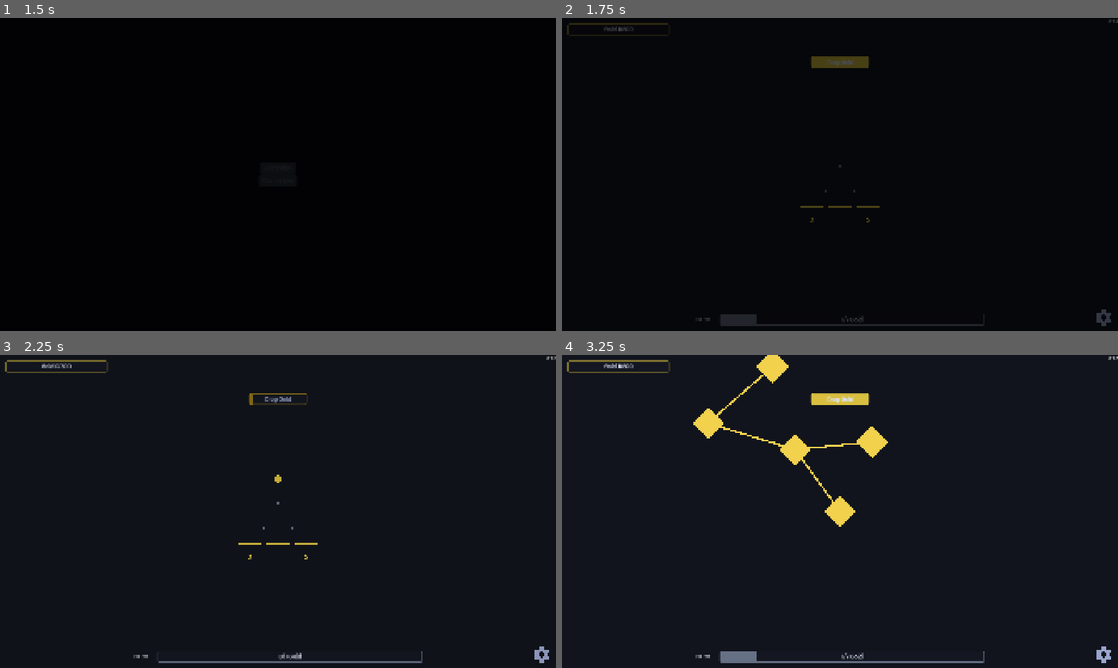
Above: before the commit, frames 1-4 (two rows, left to right).
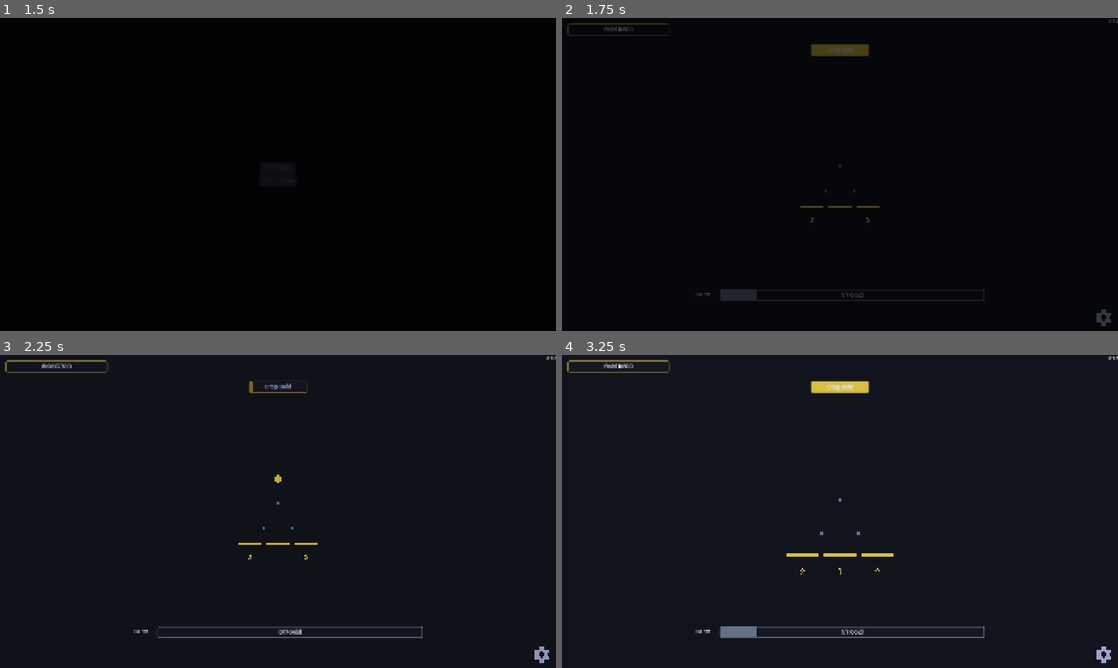
Above: after the commit, the same moments.

Repository: kjbrown-sandbox/pleenko
Game: Godot game, scene res://entities/main_menu/main_menu.tscn
The game is run twice, just before and just after one commit, with the same random seed, the same clock (stepped at 60 frames per second) and the same inputs.
Inputs (mouse positions are in pixels of both pictures, inside the frame that each line leads up to):
- Up to frame 1 (1.5 s): click "Campaign" at 0.5 s; click "Campaign" at 1.25 s
- Up to frame 2 (1.75 s): no input
- Up to frame 3 (2.25 s): tap Enter at 2 s; move the mouse to (400, 495) at 2.02 s; hold Right (board_right) from 2.03 s (still down); hold Space (drop_coin) from 2.03 s (still down); click (400, 495) at 2.17 s
- Up to frame 4 (3.25 s): tap R (reset_game) at 2.75 s; move the mouse to (728, 527) at 2.77 s; release Right (board_right) at 2.78 s; release Space (drop_coin) at 2.78 s; hold Down (challenges_down) from 2.78 s (still down); tap 1 (drop_unrefined) at 2.85 s; click (728, 527) at 2.92 s

Frame 1 is identical in both runs. In frame 2, 1.8% of the frame differs, in the area x 24-76%, y 8-99%; in frame 3, 1.4%; in frame 4, 4.1%, in the area x 23-76%, y 0-99%.

Commit message:
Add ability to navigate between modes

Diff:
--- /dev/null
+++ b/autoloads/mode_manager/mode_manager.gd
@@ -0,0 +1,38 @@
+extends Node
+
+enum Mode { MAIN, CHALLENGES }
+
+signal mode_changed(new_mode: Mode)
+
+var current_mode: Mode = Mode.MAIN
+
+
+func switch_to_challenges() -> void:
+	if not are_challenges_unlocked():
+		return
+	if current_mode == Mode.CHALLENGES:
+		return
+	current_mode = Mode.CHALLENGES
+	mode_changed.emit(current_mode)
+
+
+func switch_to_main() -> void:
+	if current_mode == Mode.MAIN:
+		return
+	current_mode = Mode.MAIN
+	mode_changed.emit(current_mode)
+
+
+func is_main() -> bool:
+	return current_mode == Mode.MAIN
+
+
+func is_challenges() -> bool:
+	return current_mode == Mode.CHALLENGES
+
+
+func are_challenges_unlocked() -> bool:
+	for board_type in Enums.BoardType.values():
+		if PrestigeManager.is_board_unlocked_permanently(board_type):
+			return true
+	return false
--- a/entities/board_manager/board_manager.gd
+++ b/entities/board_manager/board_manager.gd
@@ -46,10 +46,17 @@
 
 
 func _input(event: InputEvent) -> void:
+	if ModeManager.is_challenges():
+		return
 	if event.is_action_pressed("board_left"):
 		switch_board(_active_index - 1)
 	elif event.is_action_pressed("board_right"):
 		switch_board(_active_index + 1)
+
+
+func set_active_board_ui_visible(visible: bool) -> void:
+	_boards[_active_index].upgrade_section.visible = visible
+	_boards[_active_index].drop_section.visible = visible
 
 
 func get_active_board() -> PlinkoBoard:
--- a/entities/icon/icon.gd
+++ b/entities/icon/icon.gd
@@ -6,6 +6,7 @@
 @export var color_source: VisualTheme.Palette = VisualTheme.Palette.BG_5
 
 # Icon from: <a href="https://www.flaticon.com/free-icons/configure" title="configure icons">Configure icons created by logisstudio - Flaticon</a>
+# Arrow icon: <a href="https://www.flaticon.com/free-icons/next" title="next icons">Next icons created by Roundicons - Flaticon</a>
 func _ready() -> void:
 	texture_normal = icon_texture
 	var mat := ShaderMaterial.new()
--- a/entities/main/main.gd
+++ b/entities/main/main.gd
@@ -8,12 +8,16 @@
 @onready var challenge_hud = $CanvasLayer/ChallengeHUD
 @onready var game_timer: Label = $CanvasLayer/GameTimer
 @onready var options_icon: TextureButton = $CanvasLayer/OptionsIcon
+@onready var level_section = $CanvasLayer/LevelSection
+@onready var challenges_down_icon: TextureButton = $CanvasLayer/ChallengesDownIcon
+@onready var challenges_up_icon: TextureButton = $CanvasLayer/ChallengesUpIcon
 
 var ChallengeConnector: PackedScene = preload("res://entities/challenges_menu/challenge_connector.tscn")
 
 var _options_dialog: CanvasLayer
 var _challenge_buttons: Array[ChallengeButton] = []
-var _viewing_challenges := false
+var _down_tooltip: Label
+var _up_tooltip: Label
 
 func _ready() -> void:
 	_setup_environment()
@@ -38,10 +42,17 @@
 
 
 
+	_setup_nav_icons()
+	ModeManager.mode_changed.connect(_on_mode_changed)
+	PrestigeManager.prestige_claimed.connect(_on_prestige_claimed)
+
 	if ChallengeManager.is_active_challenge:
 		_setup_challenge()
 	else:
 		_setup_normal()
+
+	# Show down-arrow only after save is loaded (prestige state is available)
+	challenges_down_icon.visible = ModeManager.are_challenges_unlocked()
 
 
 func _setup_environment() -> void:
@@ -107,10 +118,10 @@
 func _input(event: InputEvent) -> void:
 	if ChallengeManager.is_active_challenge:
 		return
-	if event.is_action_pressed("challenges_down") and not _viewing_challenges:
-		_go_to_random_challenge()
-	elif event.is_action_pressed("challenges_up") and _viewing_challenges:
-		_go_back_to_board()
+	if event.is_action_pressed("challenges_down") and ModeManager.is_main():
+		ModeManager.switch_to_challenges()
+	elif event.is_action_pressed("challenges_up") and ModeManager.is_challenges():
+		ModeManager.switch_to_main()
 	elif event.is_action_pressed("quicksave"):
 		SaveManager.save_game()
 	elif event.is_action_pressed("reset_game"):
@@ -150,7 +161,6 @@
 func _go_to_random_challenge() -> void:
 	if _challenge_buttons.is_empty():
 		return
-	_viewing_challenges = true
 	var button: ChallengeButton = _challenge_buttons.pick_random()
 	var target := Vector3(button.position.x, button.position.y, camera.position.z)
 	var tween := create_tween()
@@ -160,5 +170,71 @@
 
 
 func _go_back_to_board() -> void:
-	_viewing_challenges = false
 	board_manager._tween_camera_to_active_board()
+
+
+func _on_mode_changed(new_mode: ModeManager.Mode) -> void:
+	if new_mode == ModeManager.Mode.CHALLENGES:
+		coin_values.visible = false
+		level_section.visible = false
+		game_timer.visible = false
+		challenges_down_icon.visible = false
+		board_manager.set_active_board_ui_visible(false)
+		challenges_up_icon.visible = true
+		_go_to_random_challenge()
+	else:
+		coin_values.visible = true
+		level_section.visible = true
+		game_timer.visible = true
+		challenges_down_icon.visible = ModeManager.are_challenges_unlocked()
+		board_manager.set_active_board_ui_visible(true)
+		challenges_up_icon.visible = false
+		_go_back_to_board()
+
+
+func _on_prestige_claimed(_board_type: Enums.BoardType) -> void:
+	challenges_down_icon.visible = true
+
+
+func _setup_nav_icons() -> void:
+	challenges_down_icon.pressed.connect(func(): ModeManager.switch_to_challenges())
+	challenges_up_icon.pressed.connect(func(): ModeManager.switch_to_main())
+
+	var t: VisualTheme = ThemeProvider.theme
+	_down_tooltip = _create_tooltip("Hotkey: Down arrow")
+	_up_tooltip = _create_tooltip("Hotkey: Up arrow")
+
+	# Position tooltips to the right of each icon
+	challenges_down_icon.mouse_entered.connect(func(): _show_tooltip(_down_tooltip, challenges_down_icon))
+	challenges_down_icon.mouse_exited.connect(func(): _down_tooltip.visible = false)
+	challenges_up_icon.mouse_entered.connect(func(): _show_tooltip(_up_tooltip, challenges_up_icon))
+	challenges_up_icon.mouse_exited.connect(func(): _up_tooltip.visible = false)
+
+
+func _create_tooltip(text: String) -> Label:
+	var label := Label.new()
+	label.text = text
+	label.visible = false
+	var t: VisualTheme = ThemeProvider.theme
+	label.add_theme_font_size_override("font_size", int(t.button_font_size))
+	label.add_theme_color_override("font_color", t.resolve(VisualTheme.Palette.BG_5))
+	var font: Font = t.button_font if t.button_font else t.label_font
+	if font:
+		label.add_theme_font_override("font", font)
+	$CanvasLayer.add_child(label)
+	return label
+
+
+func _show_tooltip(tooltip: Label, icon: TextureButton) -> void:
+	tooltip.visible = true
+	tooltip.size = Vector2.ZERO
+	_position_tooltip.call_deferred(tooltip, icon)
+
+
+func _position_tooltip(tooltip: Label, icon: TextureButton) -> void:
+	var icon_pos: Vector2 = icon.global_position
+	var icon_size: Vector2 = icon.size
+	tooltip.global_position = Vector2(
+		icon_pos.x + icon_size.x + 8.0,
+		icon_pos.y + (icon_size.y - tooltip.size.y) / 2.0
+	)
--- a/entities/main/main.tscn
+++ b/entities/main/main.tscn
@@ -9,6 +9,7 @@
 [ext_resource type="Script" uid="uid://byxgr86jpb1oy" path="res://entities/main/challenge_hud.gd" id="6_chalhud"]
 [ext_resource type="PackedScene" uid="uid://bnr48yvvij4ge" path="res://entities/icon/icon.tscn" id="6_kg4ji"]
 [ext_resource type="PackedScene" uid="uid://fbw6oy2vcypq" path="res://entities/challenges_menu/challenge_button.tscn" id="9_wdeyu"]
+[ext_resource type="Texture2D" uid="uid://fe1xvs0f4sc0" path="res://assets/icons/right-arrow.png" id="10_arrow"]
 
 [node name="Main" type="Node3D" unique_id=441209692]
 script = ExtResource("1_j5li3")
@@ -27,8 +28,8 @@
 [node name="CanvasLayer" type="CanvasLayer" parent="." unique_id=83467021]
 
 [node name="LevelSection" parent="CanvasLayer" unique_id=525858184 instance=ExtResource("3_kg4ji")]
-offset_top = -39.0
-offset_bottom = -39.0
+offset_top = -124.0
+offset_bottom = -124.0
 
 [node name="CoinValues" type="VBoxContainer" parent="CanvasLayer" unique_id=1316177757]
 offset_left = 20.0
@@ -82,6 +83,37 @@
 grow_horizontal = 0
 grow_vertical = 0
 
+[node name="ChallengesDownIcon" parent="CanvasLayer" instance=ExtResource("6_kg4ji")]
+visible = false
+anchors_preset = 7
+anchor_left = 0.5
+anchor_top = 1.0
+anchor_right = 0.5
+anchor_bottom = 1.0
+offset_left = -32.0
+offset_top = -78.0
+offset_right = 32.0
+offset_bottom = -14.0
+grow_horizontal = 2
+grow_vertical = 0
+pivot_offset = Vector2(32, 32)
+rotation = 1.5708
+icon_texture = ExtResource("10_arrow")
+
+[node name="ChallengesUpIcon" parent="CanvasLayer" instance=ExtResource("6_kg4ji")]
+visible = false
+anchors_preset = 5
+anchor_left = 0.5
+anchor_right = 0.5
+offset_left = -32.0
+offset_top = 14.0
+offset_right = 32.0
+offset_bottom = 78.0
+grow_horizontal = 2
+pivot_offset = Vector2(32, 32)
+rotation = -1.5708
+icon_texture = ExtResource("10_arrow")
+
 [node name="LevelUpDialog" parent="." unique_id=1315791600 instance=ExtResource("3_levelup")]
 
 [node name="PrestigeDialog" parent="." unique_id=1265018027 instance=ExtResource("5_prestige")]
--- a/entities/plinko_board/plinko_board.tscn
+++ b/entities/plinko_board/plinko_board.tscn
@@ -21,6 +21,6 @@
 anchors_preset = 5
 anchor_left = 0.5
 anchor_right = 0.5
-offset_top = 173.0
-offset_bottom = 173.0
+offset_top = 130.0
+offset_bottom = 130.0
 grow_horizontal = 2
--- a/project.godot
+++ b/project.godot
@@ -31,6 +31,7 @@
 SceneManager="*uid://cglkqn47ngw6w"
 ChallengeManager="*uid://dselpc6ibkk2q"
 ThemeProvider="*res://autoloads/theme_provider/theme_provider.tscn"
+ModeManager="*res://autoloads/mode_manager/mode_manager.gd"
 
 [display]
 
Binary file added: assets/icons/right-arrow.png
Not shown, added: assets/icons/right-arrow.png.import
Not shown, added: autoloads/mode_manager/mode_manager.gd.uid
